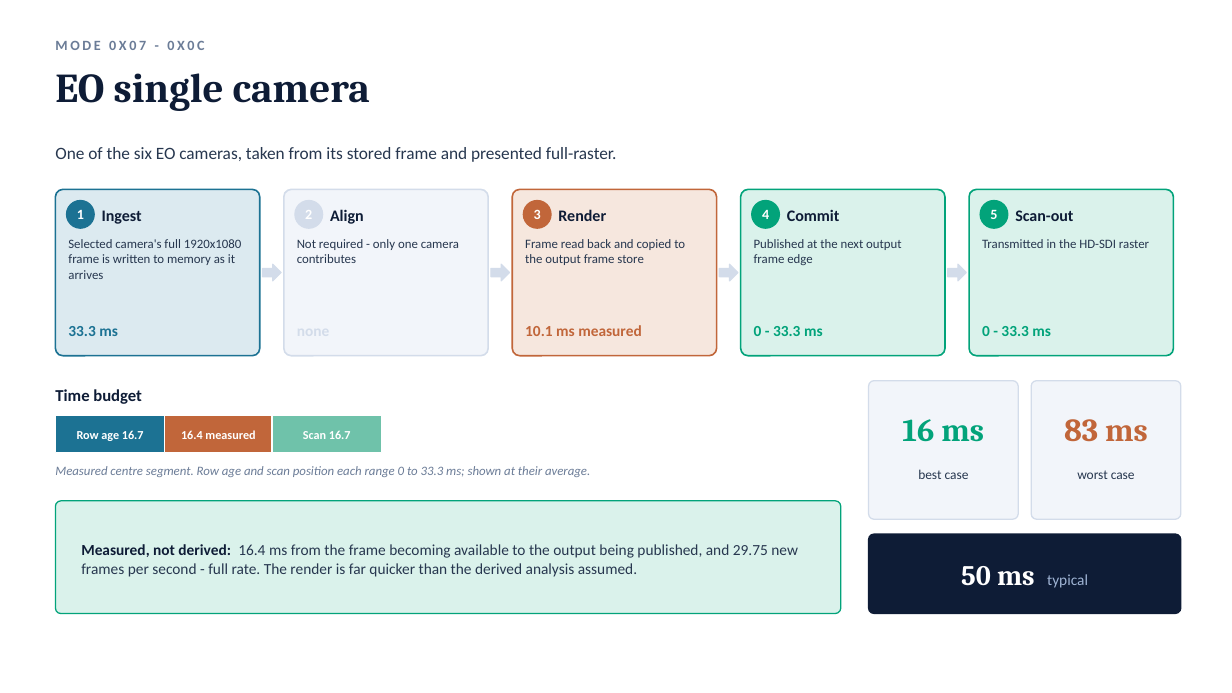
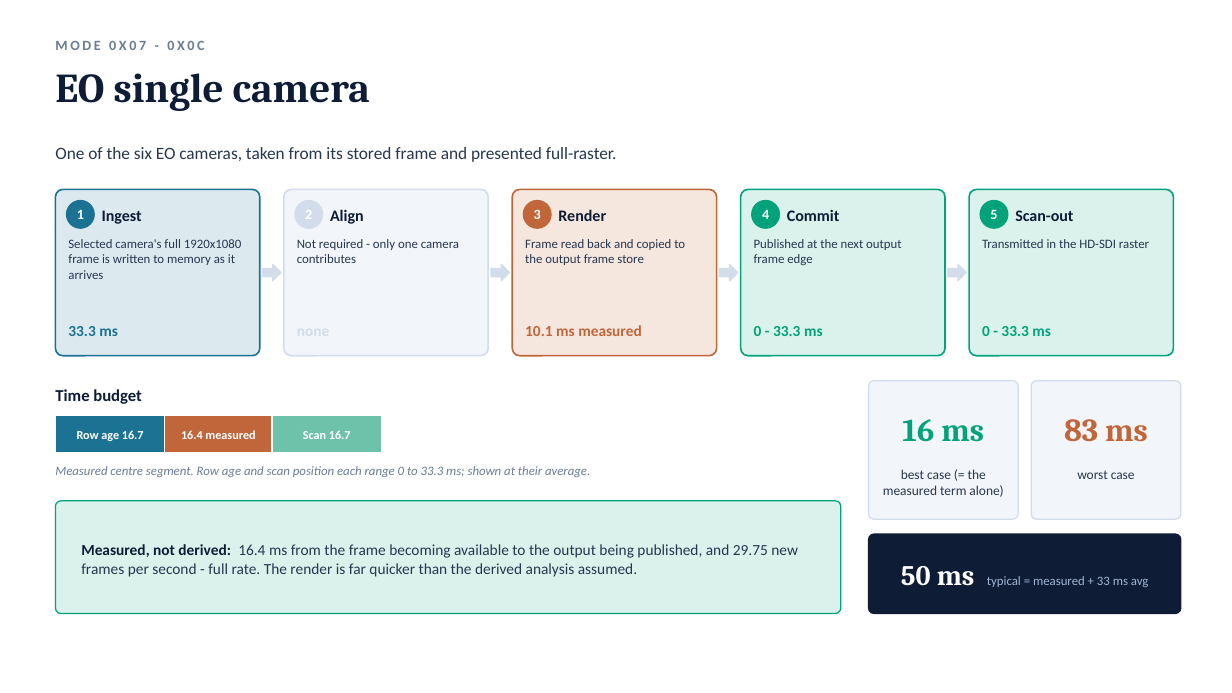
Before and after one commit to auuais/EO_Panorama_V19_M1, a slide deck: slide 4 of docs/latency/EO_IR_Panorama_Latency_Analysis.pptx. Drawn at 1232x693 pixels with LibreOffice and Linux fonts; fonts in the diff are those of the drawing. Boxes give left, top, right and bottom in pixels: in the first picture for what was removed or moved away, otherwise in the second. Text is boxed around its words. In the diff, an @@ line names an element or a change of style, - is before the commit and + after.

```diff
--- a/docs/latency/EO_IR_Panorama_Latency_Analysis.pptx
+++ b/docs/latency/EO_IR_Panorama_Latency_Analysis.pptx
@@ text at <box>883,469,1003,497</box>: text changed @@
-best case
+best case (= the measured term alone)
@@ text at <box>901,566,1149,587</box>: text changed; size 12 to 10 pt @@
-50 ms typical
+50 ms typical = measured + 33 ms avg
```
Also in this commit, not shown: 5 other slides changed, 2 other files.
